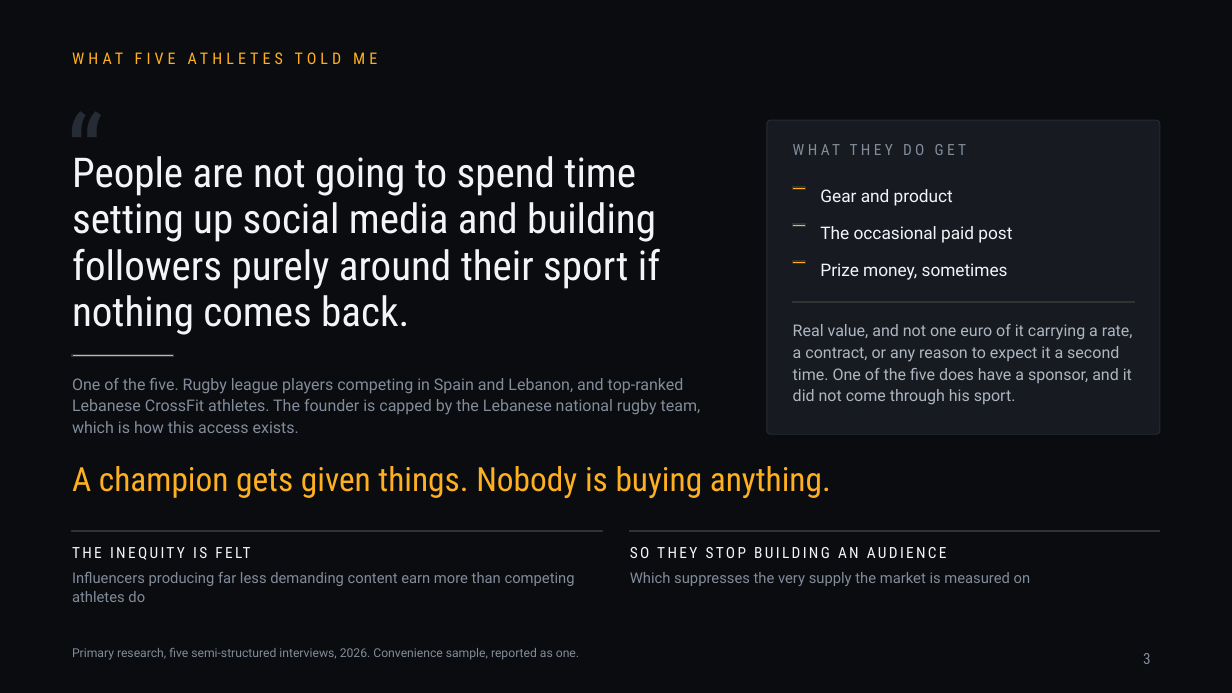
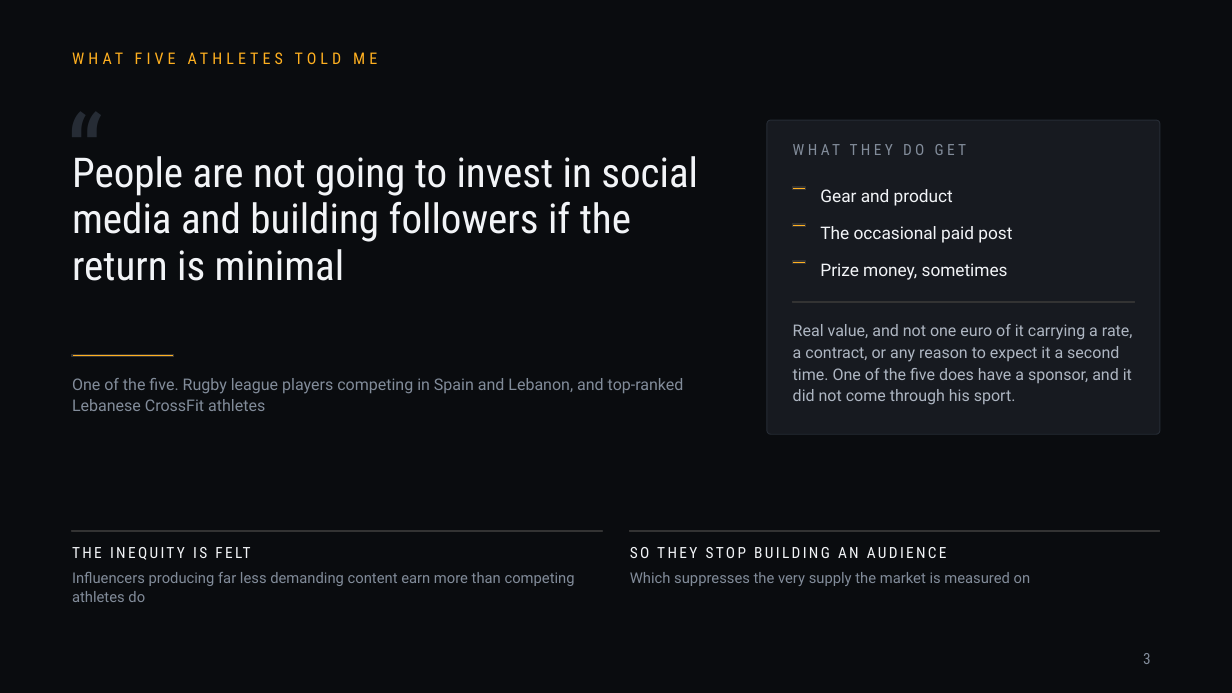
Before and after one commit to jadzoghaib/stride, a slide deck: slide 3 of deck/Stride_Pitch_Deck.pptx. Drawn at 1232x693 pixels with LibreOffice and Linux fonts; fonts in the diff are those of the drawing. Boxes give left, top, right and bottom in pixels: in the first picture for what was removed or moved away, otherwise in the second. Text is boxed around its words. In the diff, an @@ line names an element or a change of style, - is before the commit and + after.

```diff
--- a/deck/Stride_Pitch_Deck.pptx
+++ b/deck/Stride_Pitch_Deck.pptx
@@ text at [72, 156, 698, 281]: text changed @@
-People are not going to spend time setting up social media and building followers purely around their sport if nothing comes back.
+People are not going to invest in social media and building followers if the return is minimal
@@ text at [72, 378, 684, 411]: text changed @@
-One of the five. Rugby league players competing in Spain and Lebanon, and top-ranked Lebanese CrossFit athletes. The founder is capped by the Lebanese national rugby team, which is how this access exists.
+One of the five. Rugby league players competing in Spain and Lebanon, and top-ranked Lebanese CrossFit athletes
@@ text removed at [72, 466, 831, 498] @@
-A champion gets given things. Nobody is buying anything.
@@ text removed at [72, 648, 579, 660] @@
-Primary research, five semi-structured interviews, 2026. Convenience sample, reported as one.
```
Also in this commit, not shown: 10 other slides changed, 3 other files.
